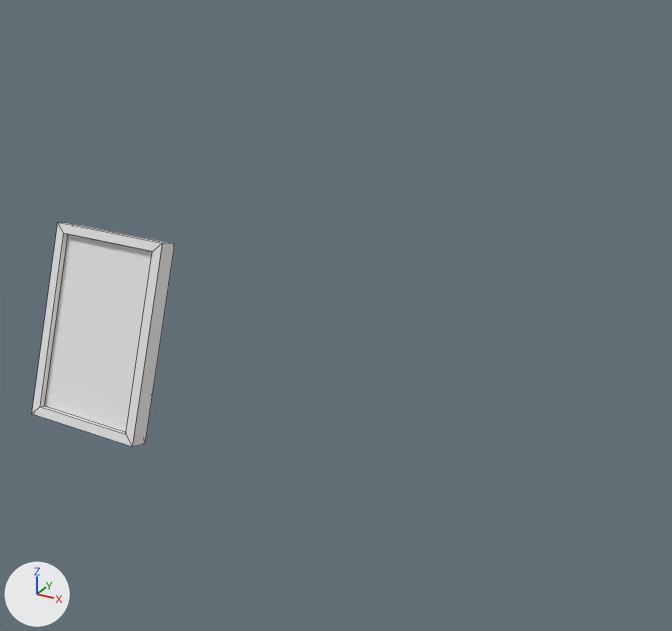
Renders of the Blender file ponorka/Stuff/RandomStuff.blend from each side of a commit.
Rendered twice from a 50 mm camera at (9.23, -9.63, 5.38) aimed at (3.88, 0.1, 0.51). The axes (+X, +Y, +Z) are drawn at lower left. The lights are the same throughout. Mesh edges are drawn as thin lines.
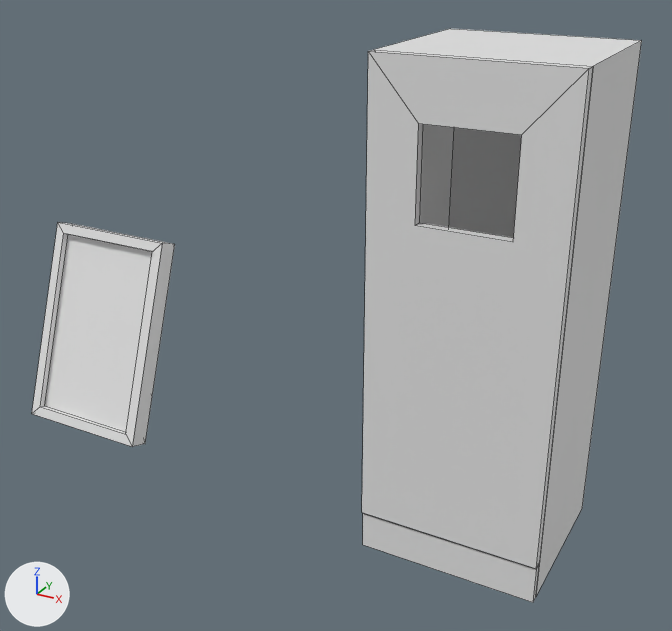
The newer file is also turned or shifted as a whole; pictures and numbers use the older file's frame.

Where the change shows, as pixel boxes [x1, y1, x2, y2] in the pictures (672 x 631 px):
'Cube.002', added
    after: [362, 49, 593, 568]
'Cube.001', added
    after: [375, 29, 642, 596]
'Cube.003', added
    after: [363, 513, 539, 602]

Diff of the bpy script that builds the scene:
```diff
--- a/ponorka/Stuff/RandomStuff.blend.py
+++ b/ponorka/Stuff/RandomStuff.blend.py
@@ me_cube_009 @@
+me_cube_009.from_pydata(...)  # a box spanning x -1.0..1.0, y -0.1..0.0, z 0.0..2.04
@@ me_cube_008 @@
+me_cube_008.from_pydata(...)  # 16 vertices, 12 faces; spans x -1.0..1.0, y -0.13..0.0, z -1.04..1.0
@@ me_cube_007 @@
+me_cube_007.from_pydata(...)  # 16 vertices, 14 faces; spans x -1.0..1.2, y -1.0..1.0, z 0.0..6.0
@@ ob_cube_003 @@
+ob_cube_003 = bpy.data.objects.new('Cube.003', me_cube_009)
+ob_cube_003.location = (6.03, -1.01, -1.93)
+ob_cube_003.scale = (1.1, 1.0, 0.23)
@@ ob_cube_002 @@
+ob_cube_002 = bpy.data.objects.new('Cube.002', me_cube_008)
+ob_cube_002.location = (6.03, -1.01, 1.37)
+ob_cube_002.scale = (1.1, 1.0, 2.7)
@@ ob_cube_001 @@
+ob_cube_001 = bpy.data.objects.new('Cube.001', me_cube_007)
+ob_cube_001.location = (5.93, -0.01, -1.93)
```
